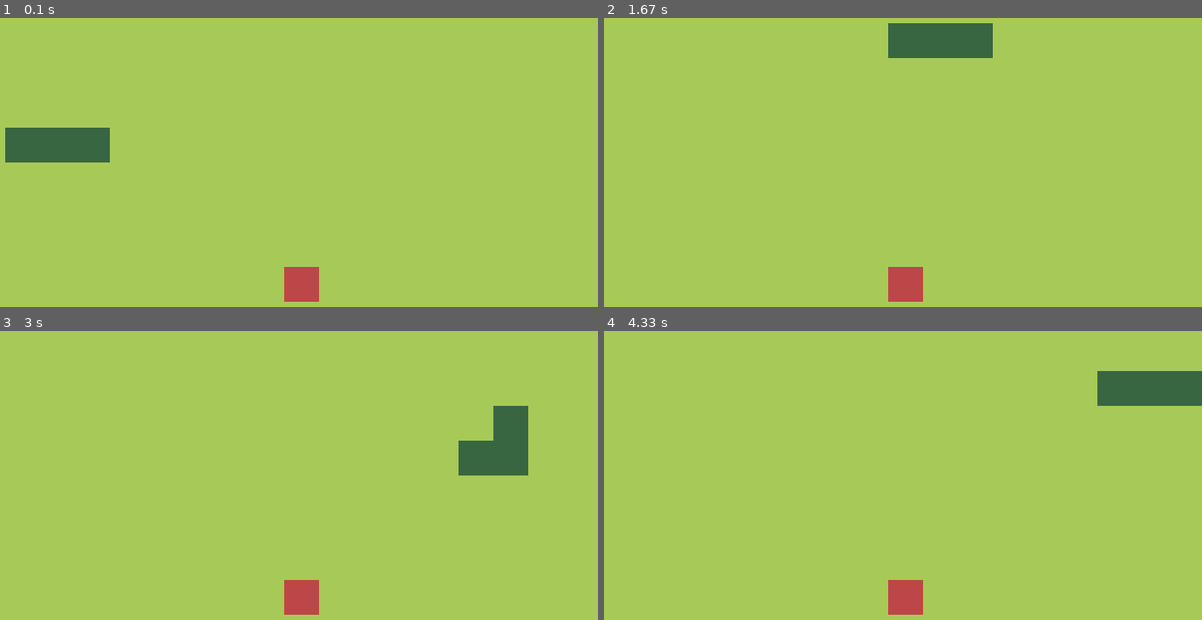
Above: before the commit, frames 1-4 (two rows, left to right).
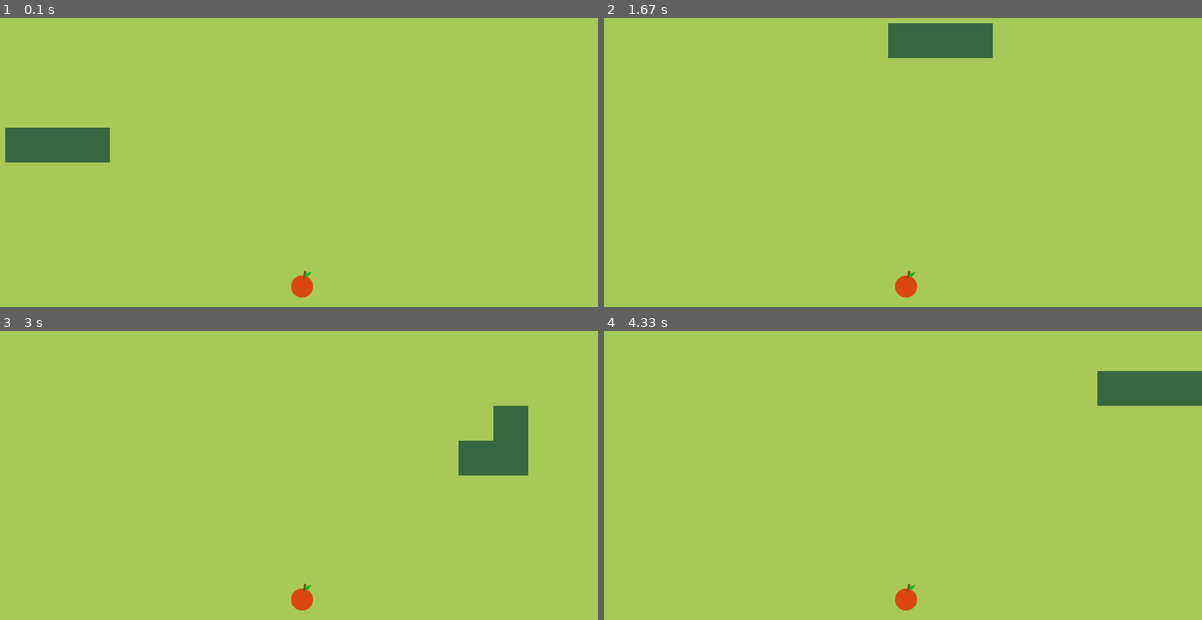
Above: after the commit, the same moments.

Repository: yusuphiqbal/snake-pygame
Game: pygame game, started from main.py
Same seed, same stepped clock (60 frames per second), same inputs: the game is played once before the commit and once after it.
Inputs:
- Up to frame 1 (0.1 s): no input
- Up to frame 2 (1.67 s): hold Up 0.83-1.3 s; hold Right from 1.33 s (still down)
- Up to frame 3 (3 s): release Right at 1.8 s; hold Down 2.4-2.7 s; hold Left from 2.73 s (still down)
- Up to frame 4 (4.33 s): release Left at 3.13 s; hold Up 3.17-3.53 s; hold Right 3.57-4.2 s; hold Down from 4.23 s (still down)

The runs differ from the first frame. In frame 1, 0.7% of the frame differs, in the area x 47-54%, y 86-99%; in frame 2, 0.7%; in frame 3, 0.7%; in frame 4, 0.7%.

Commit message:
Loading and rendering apple image

Diff:
--- a/main.py
+++ b/main.py
@@ -36,8 +36,8 @@
         self.spawn()
 
     def draw(self):
-        fruit_rect = pygame.Rect(self.pos.x * cell_size, self.pos.y * cell_size, cell_size, cell_size)
-        pygame.draw.rect(screen, (188, 71, 73), fruit_rect)
+        rect = pygame.Rect(self.pos.x * cell_size, self.pos.y * cell_size, cell_size, cell_size)
+        screen.blit(apple, rect)
 
     def spawn(self):
         self.x = randint(0, cell_number - 1)
@@ -88,6 +88,8 @@
 screen  = pygame.display.set_mode((cell_number * cell_size, cell_number * cell_size))
 clock = pygame.time.Clock()
 
+apple = pygame.image.load('assets/images/apple.png').convert_alpha()
+
 pygame.time.set_timer(pygame.USEREVENT, 150)
 
 game = Game()
Binary file added: assets/images/apple.png
Not shown, added: .DS_Store
Not shown, added: assets/.DS_Store
